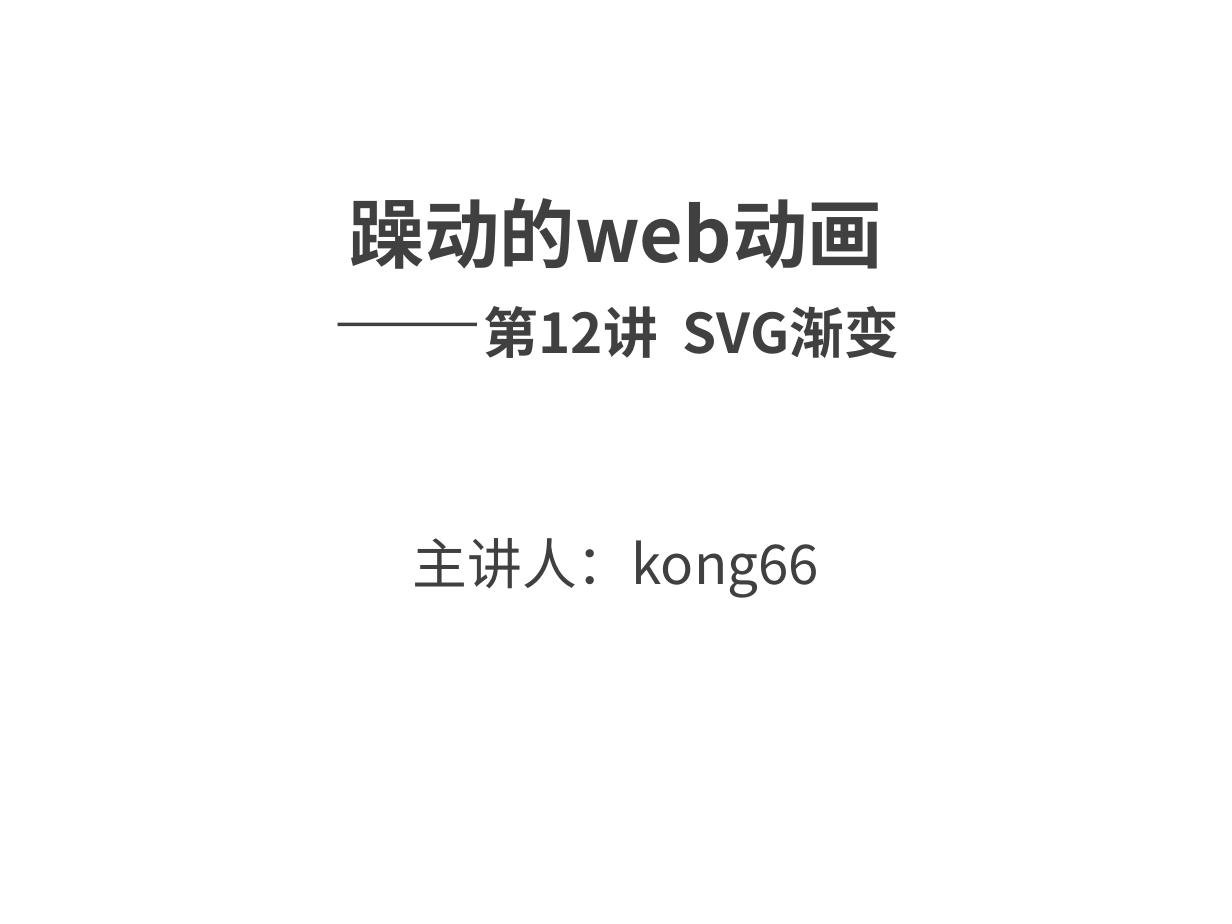
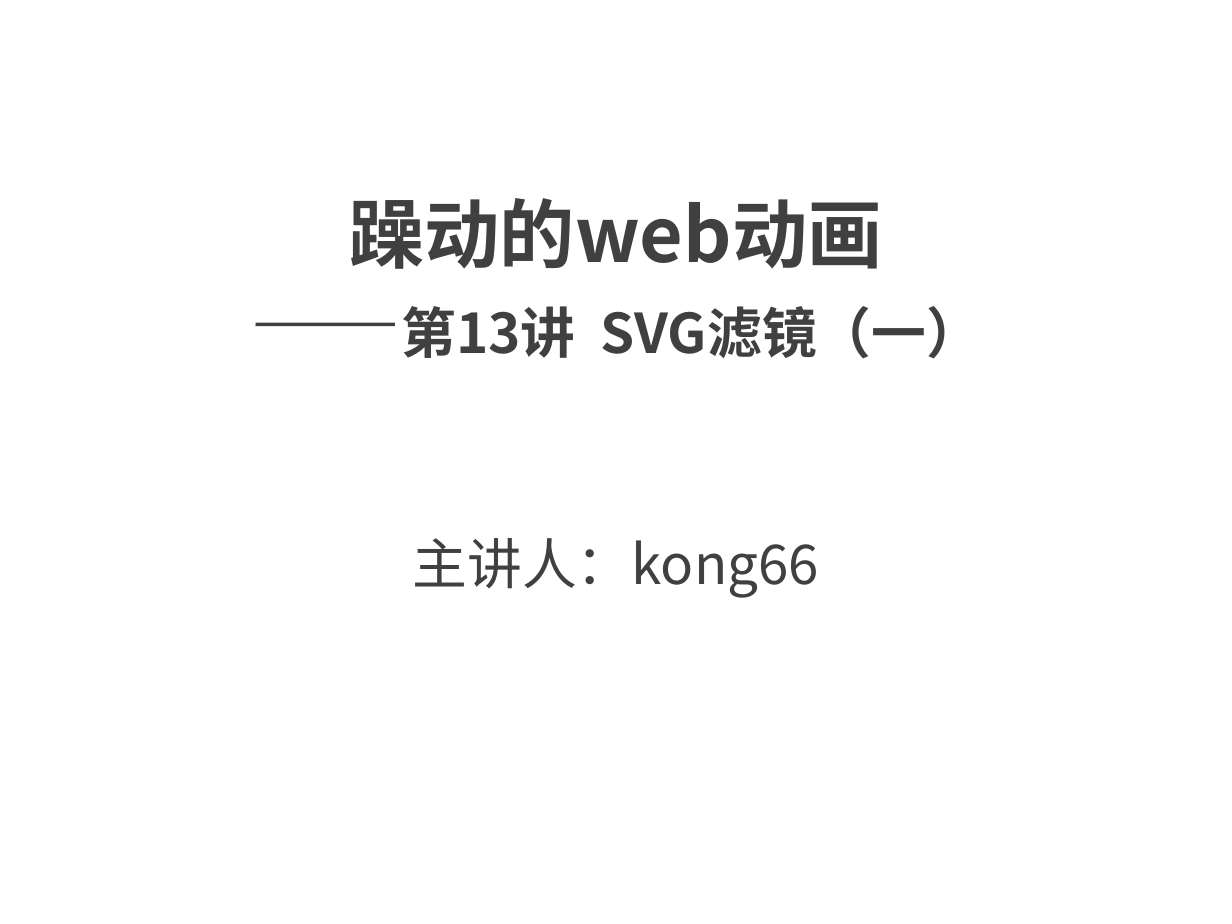
Before and after one commit to kong66/webAni, a slide deck: slide 1 of 13-svg-filter1/svg-filter-1.pptx. Drawn at 1232x924 pixels with LibreOffice and Linux fonts; fonts in the diff are those of the drawing. Boxes give left, top, right and bottom in pixels: in the first picture for what was removed or moved away, otherwise in the second. Text is boxed around its words. In the diff, an @@ line names an element or a change of style, - is before the commit and + after.

```diff
--- a/13-svg-filter1/svg-filter-1.pptx
+++ b/13-svg-filter1/svg-filter-1.pptx
@@ title at box(349, 198, 981, 359): text changed; size 44 to 32 pt @@
-躁动的web动画
-——第12讲 SVG渐变
+躁动的web动画
+——第13讲 SVG滤镜（一）
```
Also in this commit, not shown: 2 other slides changed, 13 slides added, 15 slides removed, 2 other files.
